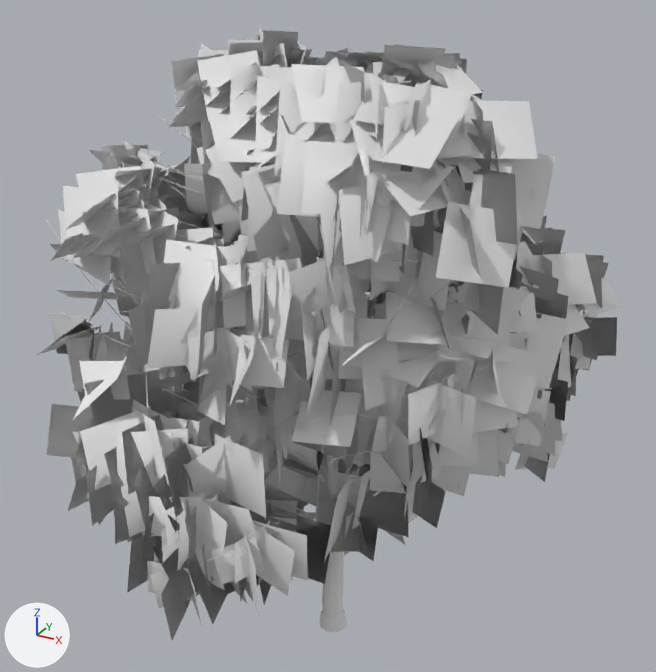
One commit to the FBX model unity/Assets/Art/Trees/silver_birch/tree_silver_birch_s1_a30.fbx: the scene before it, then after it.
Camera for both pictures: a 50 mm lens placed at (7.15, -13.22, 12.88), pointed at (-0.65, 0.96, 5.79). Every picture has the same lights, and +X, +Y and +Z are marked at lower left. The first picture is the older version. Where no turn or scale is listed for an object, it has been applied to the vertices.

The first picture shows 'tree_silver_birch_s1_a30_branches', 'tree_silver_birch_s1_a30_leaves'.
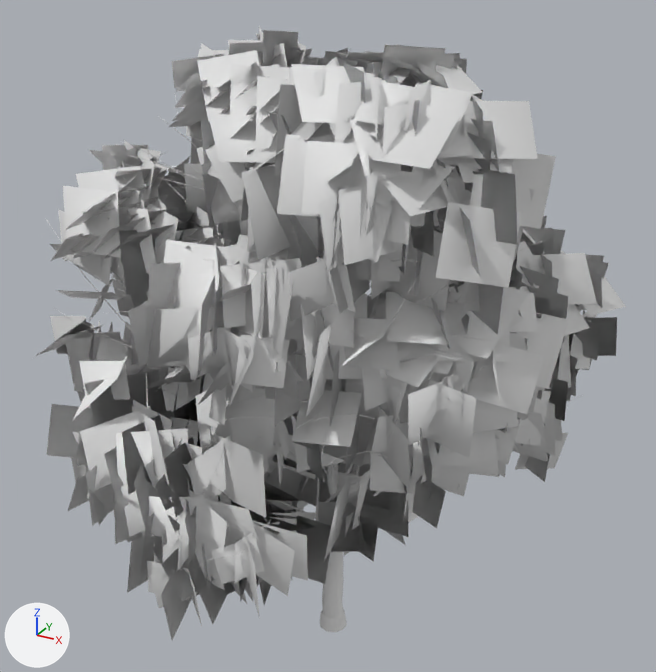
Location of each change, [x1, y1, x2, y2] in pixels of the pictures (656 x 672 px):
part 1 of me_tree_silver_birch_s1_a30_leaves, deleted (mostly hidden)
    before: [213, 231, 371, 443]
part 2 of me_tree_silver_birch_s1_a30_leaves, built on (mostly hidden)
    before: [237, 401, 246, 412]
    after: [121, 200, 457, 483]

What the commit changed:
me_tree_silver_birch_s1_a30_leaves is used by ob_tree_silver_birch_s1_a30_leaves; location (0.0, 0.0, 0.0).
me_tree_silver_birch_s1_a30_leaves had 7056 vertices, 1764 faces and spanned x -5.7..4.33, y -3.81..5.66, z 1.42..11.54.
me_tree_silver_birch_s1_a30_leaves now has 7272 vertices, 1818 faces and spans x -5.7..4.33, y -3.81..5.66, z 1.42..11.54.
me_tree_silver_birch_s1_a30_leaves part 1: 42 loose pieces with 168 vertices, spanning x -3.03..2.54, y -1.98..3.93, z 1.85..10.06, are deleted.
me_tree_silver_birch_s1_a30_leaves part 2: 32 vertices removed from x -3.03..2.65, y -0.35..3.71, z 3.14..10.12; 416 vertices added at x -4.36..3.35, y -2.62..3.75, z 3.69..10.55.
Other edits to the shape of me_tree_silver_birch_s1_a30_leaves do not show in these pictures.
